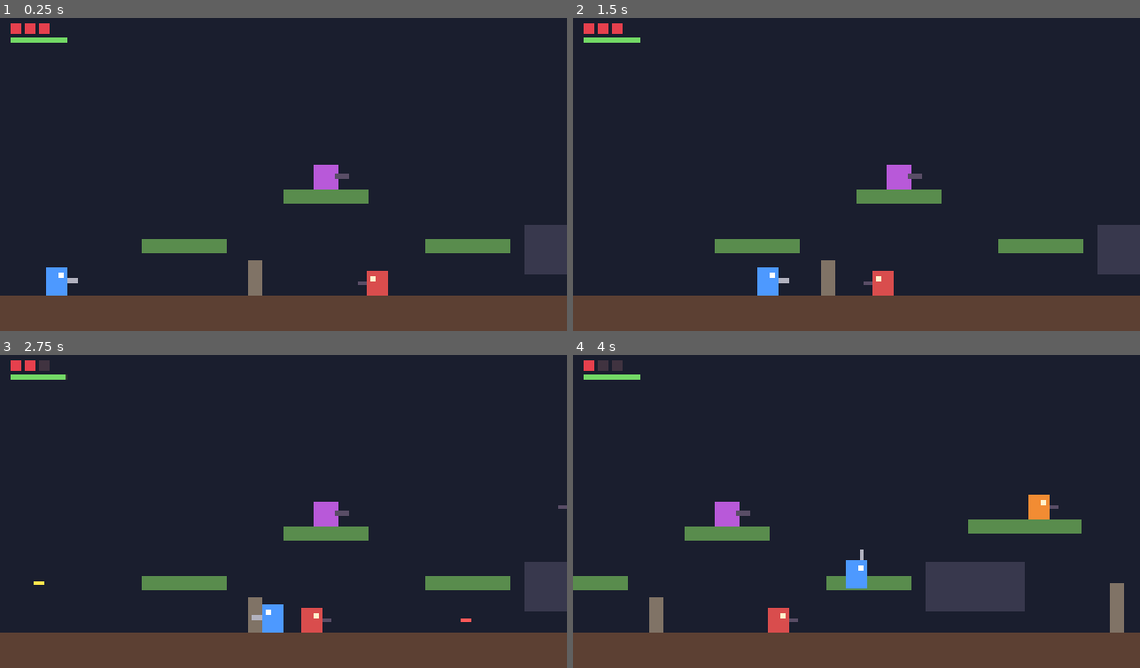
Above: before the commit, frames 1-4 (two rows, left to right).
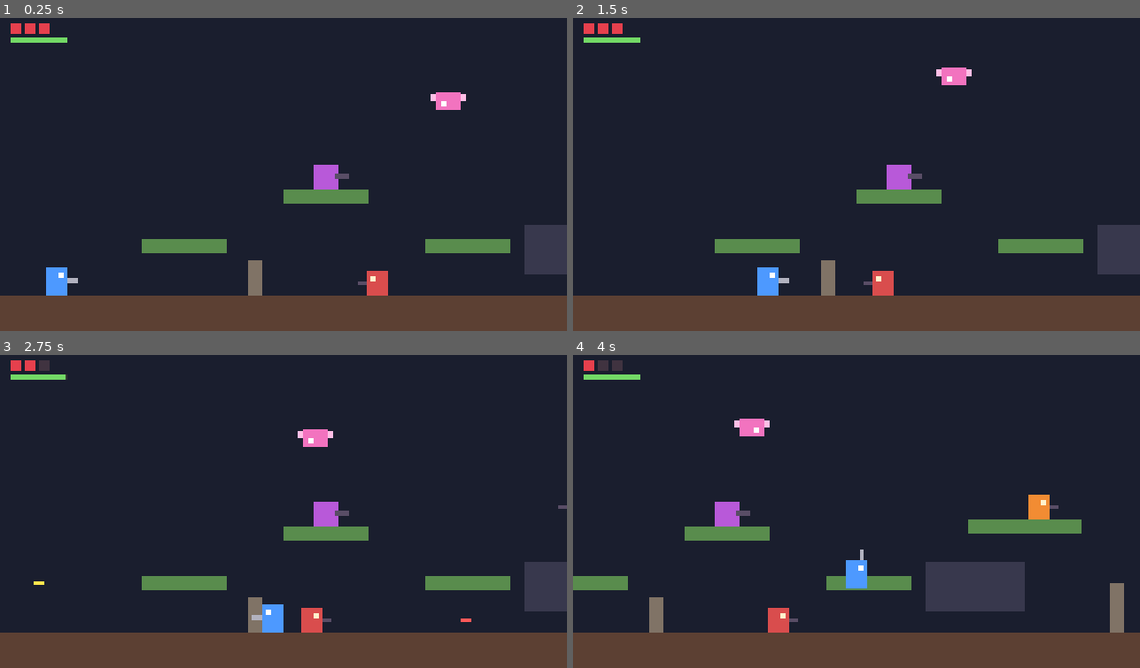
Above: after the commit, the same moments.

Repository: larrycxcx/zonebreaker-public
Game: Godot game, scene res://scenes/main.tscn
Two runs of this game, one before a commit and one after it. Both use one fixed random seed, a clock stepped at 60 frames per second and the inputs below.
Inputs:
- Up to frame 1 (0.25 s): no input
- Up to frame 2 (1.5 s): hold W (aim_up) 0.53-1.28 s; hold D (move_right) from 0.53 s (still down); tap Space (jump) at 0.77 s; tap S (crouch) at 0.8, 1.35 s
- Up to frame 3 (2.75 s): tap Space (jump) at 1.52 s; tap J (shoot) at 1.55 s; release D (move_right) at 2.03 s; hold A (move_left) from 2.03 s (still down); hold J (shoot) from 2.03 s (still down); tap Alt (sprint) at 2.3 s
- Up to frame 4 (4 s): release A (move_left) at 2.78 s; release J (shoot) at 2.78 s; hold D (move_right) from 2.78 s (still down); tap Alt (sprint) at 2.85 s; tap Space (jump) at 3.02, 3.77 s; tap W (aim_up) at 3.05 s; hold W (aim_up) from 3.53 s (still down); tap S (crouch) at 3.8 s

The runs differ from the first frame. In frame 1, 0.3% of the frame differs, in the area x 75-83%, y 23-30%; in frame 2, 0.3%; in frame 3, 0.3%; in frame 4, 0.3%.

Commit message:
Add enemy E, a flyer that drops shots on a player below it
- E (enemy_flyer.tscn/.gd): floating CharacterBody2D with no gravity.
  Patrols +/-90px around its anchor at y~44 on a sine wave (8px, 2s) at
  the normal 30 speed, above every platform and wall
- When the player is directly below (within 10px horizontally, below
  it, in line of sight) it starts following overhead at 30 and fires
  straight down once a second while the player stays underneath.
  Losing the player for 1.5s sends it back to patrolling around where
  it is. Shots pass one-way platforms and stop at solid blocks, so the
  crawl tunnel hides the player from it
- Enemy base: shoot_direction() hook (horizontal by default, down for
  E) and a muzzle lookup that prefers a body-level Muzzle over the old
  Visual/Muzzle, per the skin plan
- New flyer suite (33 checks); flattening the wave, firing sideways,
  firing when not overhead, seeing through blocks, not following,
  instant forgetting, ignoring the patrol range and one-way platforms
  stopping bullets each fail it

Co-Authored-By: Claude Opus 5 <noreply@anthropic.com>

Diff:
--- /dev/null
+++ b/scenes/enemy_flyer.tscn
@@ -0,0 +1,55 @@
+[gd_scene format=3]
+
+[ext_resource type="Script" path="res://scripts/enemy_flyer.gd" id="1"]
+[ext_resource type="PackedScene" path="res://scenes/enemy_bullet.tscn" id="2"]
+
+[sub_resource type="RectangleShape2D" id="RectangleShape2D_1"]
+resource_local_to_scene = true
+size = Vector2(14, 10)
+
+[node name="EnemyFlyer" type="CharacterBody2D"]
+collision_layer = 8
+collision_mask = 1
+motion_mode = 1
+script = ExtResource("1")
+bullet_scene = ExtResource("2")
+fire_interval = 1.0
+
+[node name="CollisionShape2D" type="CollisionShape2D" parent="."]
+shape = SubResource("RectangleShape2D_1")
+
+[node name="Muzzle" type="Marker2D" parent="."]
+position = Vector2(0, 6)
+
+[node name="Visual" type="Node2D" parent="."]
+
+[node name="WingLeft" type="ColorRect" parent="Visual"]
+offset_left = -10.0
+offset_top = -4.0
+offset_right = -7.0
+offset_bottom = 0.0
+mouse_filter = 2
+color = Color(1, 0.75, 0.9, 1)
+
+[node name="WingRight" type="ColorRect" parent="Visual"]
+offset_left = 7.0
+offset_top = -4.0
+offset_right = 10.0
+offset_bottom = 0.0
+mouse_filter = 2
+color = Color(1, 0.75, 0.9, 1)
+
+[node name="Body" type="ColorRect" parent="Visual"]
+offset_left = -7.0
+offset_top = -5.0
+offset_right = 7.0
+offset_bottom = 5.0
+mouse_filter = 2
+color = Color(0.95, 0.45, 0.75, 1)
+
+[node name="Eye" type="ColorRect" parent="Visual"]
+offset_left = 1.0
+offset_top = 0.0
+offset_right = 4.0
+offset_bottom = 3.0
+mouse_filter = 2
--- a/scenes/main.tscn
+++ b/scenes/main.tscn
@@ -9,6 +9,7 @@
 [ext_resource type="PackedScene" path="res://scenes/enemy_turret.tscn" id="5"]
 [ext_resource type="PackedScene" path="res://scenes/hud.tscn" id="6"]
 [ext_resource type="PackedScene" path="res://scenes/enemy_chaser.tscn" id="9"]
+[ext_resource type="PackedScene" path="res://scenes/enemy_flyer.tscn" id="10"]
 
 [node name="Main" type="Node2D"]
 script = ExtResource("3")
@@ -98,6 +99,9 @@
 [node name="ChaserD" parent="Enemies" instance=ExtResource("9")]
 position = Vector2(524, 85)
 
+[node name="FlyerE" parent="Enemies" instance=ExtResource("10")]
+position = Vector2(260, 44)
+
 [node name="Turret1" parent="Enemies" instance=ExtResource("5")]
 position = Vector2(580, 153)
 
--- a/scripts/enemy.gd
+++ b/scripts/enemy.gd
@@ -49,11 +49,16 @@
 var _stand_height := 0.0
 
 @onready var _visual: Node2D = $Visual
-## 会开枪的敌人场景要有 `Visual/Muzzle`，且本地 y 坐标为 0。
-## 各种敌人的碰撞体底边都贴着自己的原点下方 7px，所以本地 y=0 能保证
-## 站在同一地面上的不同敌人出膛高度完全一致。不开枪的敌人（D）没有枪口。
-@onready var _muzzle: Marker2D = get_node_or_null("Visual/Muzzle")
+## 枪口。新敌人把它直接挂在本体下（`Muzzle`），和外观无关（见 CLAUDE.md「皮肤与素材包」）；
+## 老的地面敌人还在 `Visual/Muzzle`，本地 y 坐标为 0——各种地面敌人的碰撞体底边都在原点下方 7px，
+## 所以站在同一地面上时出膛高度一致。第 4 步统一挪到本体下。不开枪的敌人（D）没有枪口。
+@onready var _muzzle: Marker2D = _find_muzzle()
 @onready var _shape: CollisionShape2D = $CollisionShape2D
+
+
+func _find_muzzle() -> Marker2D:
+	var muzzle := get_node_or_null("Muzzle") as Marker2D
+	return muzzle if muzzle != null else get_node_or_null("Visual/Muzzle") as Marker2D
 
 
 func _ready() -> void:
@@ -137,10 +142,15 @@
 ## 子弹挂在敌人的父节点下，这样敌人死了子弹还能继续飞。
 func _fire_one() -> void:
 	var bullet := bullet_scene.instantiate() as Bullet
-	bullet.direction = Vector2(facing, 0)
+	bullet.direction = shoot_direction()
 	get_parent().add_child(bullet)
 	bullet.global_position = _muzzle.global_position
 	shot_fired.emit()
+
+
+## 子弹往哪边飞。地面敌人朝面向水平开火；飞行敌人覆盖成向下。
+func shoot_direction() -> Vector2:
+	return Vector2(facing, 0)
 
 
 ## 子类每帧拿当前瞄准的目标调用：目标趴着就隔 prone_reaction_time 跟着趴下，否则马上站起来。
--- /dev/null
+++ b/scripts/enemy_flyer.gd
@@ -0,0 +1,115 @@
+class_name EnemyFlyer
+extends Enemy
+## 敌人 E：会飞，不受重力。在固定高度附近以波浪轨迹来回巡逻，水平速度和普通敌人一样。
+## 玩家出现在它**垂直下方**（水平距离 below_width 以内，且看得见）时开始跟随：在上空朝玩家水平移动，
+## 玩家在正下方时竖直向下开火。子弹和其它子弹一样穿过单向平台，被地面、墙、矮通道这些实心物体挡住。
+## 跟随中看不见玩家或玩家水平离开 follow_range 以外，memory_time 秒后放弃，就地继续巡逻。
+
+@export var move_speed := 30.0
+## 跟随玩家时的水平速度。
+@export var follow_speed := 30.0
+@export_enum("左:-1", "右:1") var start_direction := -1
+## 巡逻范围：巡逻中心左右各多少像素。
+@export var patrol_distance := 90.0
+## 波浪的振幅（像素）和周期（秒）。
+@export var wave_amplitude := 8.0
+@export var wave_period := 2.0
+## 玩家和它的水平距离在这个范围内，就算在它「垂直下方」。
+@export var below_width := 10.0
+## 跟随时玩家水平离开多远就算跟丢。
+@export var follow_range := 140.0
+@export var memory_time := 1.5
+
+var is_following := false
+
+## 波浪围绕的高度和巡逻中心。出生时取当前位置，用 set_anchor() 可以改。
+var _base_y := 0.0
+var _patrol_center_x := 0.0
+var _wave_time := 0.0
+var _memory_left := 0.0
+
+
+func _ready() -> void:
+	super()
+	facing = start_direction
+	_visual.scale.x = facing
+	set_anchor(global_position)
+
+
+## 把它放到 position，并以这里为波浪高度和巡逻中心。
+func set_anchor(position_: Vector2) -> void:
+	global_position = position_
+	_base_y = position_.y
+	_patrol_center_x = position_.x
+	_wave_time = 0.0
+
+
+func _physics_process(delta: float) -> void:
+	_wave_time += delta
+	var target := find_target()
+	var below := target != null and absf(target.global_position.x - global_position.x) <= below_width
+
+	if below:
+		is_following = true
+	if is_following:
+		if target != null:
+			_memory_left = memory_time
+			_follow(delta, target)
+		else:
+			velocity.x = 0.0
+			_memory_left -= delta
+			if _memory_left <= 0.0:
+				# 跟丢了：以现在的位置为中心继续巡逻，而不是飞回出生点。
+				is_following = false
+				_patrol_center_x = global_position.x
+	else:
+		velocity.x = move_speed * facing
+
+	# 波浪：每帧把高度拉到正弦曲线上的目标值。
+	var wave_y := _base_y + wave_amplitude * sin(TAU * _wave_time / wave_period)
+	velocity.y = (wave_y - global_position.y) / delta
+	move_and_slide()
+
+	if not is_following and _should_turn_around():
+		_set_facing(-facing)
+
+	try_shoot(delta, target if below else null)
+
+
+## 能跟随的玩家：在它下方、水平 follow_range 以内、看得见（视线从枪口往下）。
+func find_target() -> Node2D:
+	var player := get_tree().get_first_node_in_group("player") as Player
+	if player == null:
+		return null
+	var offset := player.global_position - global_position
+	if offset.y <= 0.0 or absf(offset.x) > follow_range:
+		return null
+	if not has_line_of_sight(player.body_center()):
+		return null
+	return player
+
+
+func shoot_direction() -> Vector2:
+	return Vector2.DOWN
+
+
+func _follow(delta: float, target: Node2D) -> void:
+	var offset_x := target.global_position.x - global_position.x
+	if absf(offset_x) > follow_speed * delta:
+		_set_facing(signi(offset_x))
+		velocity.x = follow_speed * facing
+	else:
+		velocity.x = 0.0
+
+
+## 巡逻到范围边缘、或者撞到墙就掉头。
+func _should_turn_around() -> bool:
+	var past_edge := (global_position.x - _patrol_center_x) * facing >= patrol_distance
+	return past_edge or is_on_wall()
+
+
+func _set_facing(value: int) -> void:
+	if value == facing:
+		return
+	facing = value
+	_visual.scale.x = facing
--- a/tests/run_tests.gd
+++ b/tests/run_tests.gd
@@ -4,13 +4,14 @@
 ##   & $godot --headless --path . --script res://tests/run_tests.gd
 ##   & $godot --headless --path . --script res://tests/run_tests.gd -- crouch
 ##
-## 加 `-- <名字>`（player / enemies / enemy_types / chaser / crouch / sprint / walls）只跑指定的一组，不加就全跑。全部通过退出码为 0，有失败为 1。
+## 加 `-- <名字>`（player / enemies / enemy_types / chaser / flyer / crouch / sprint / walls）只跑指定的一组，不加就全跑。全部通过退出码为 0，有失败为 1。
 
 const SUITES := {
 	"player": "res://tests/test_player.gd",
 	"enemies": "res://tests/test_enemies.gd",
 	"enemy_types": "res://tests/test_enemy_types.gd",
 	"chaser": "res://tests/test_chaser.gd",
+	"flyer": "res://tests/test_flyer.gd",
 	"crouch": "res://tests/test_crouch.gd",
 	"sprint": "res://tests/test_sprint.gd",
 	"walls": "res://tests/test_walls.gd",
--- a/tests/test_enemies.gd
+++ b/tests/test_enemies.gd
@@ -4,7 +4,7 @@
 
 func test_level_setup() -> void:
 	await reset_scene(true)
-	check("6 enemies in the level", main.get_node("Enemies").get_child_count() == 6, str(main.get_node("Enemies").get_child_count()))
+	check("7 enemies in the level", main.get_node("Enemies").get_child_count() == 7, str(main.get_node("Enemies").get_child_count()))
 	check("player starts at full health", player.health == 3 and player.max_health == 3, str(player.health))
 	check("hud shows one pip per health point", main.get_node("HUD/PipRow").get_child_count() == 3)
 
--- /dev/null
+++ b/tests/test_flyer.gd
@@ -0,0 +1,204 @@
+extends GameTest
+## 敌人 E（飞行）：不受重力、固定高度波浪巡逻、玩家到正下方才开火并在上空跟随、
+## 子弹竖直向下且穿过单向平台、实心物体挡视线、跟丢后放弃。
+
+const ALTITUDE := 44.0
+
+
+## 只留 E，把它放到 pos 作为波浪高度和巡逻中心；玩家先停在远处（不在它下方）。
+func _setup_flyer(pos: Vector2, keep_walls := false) -> EnemyFlyer:
+	await reset_scene(true, keep_walls)
+	keep_only_enemies(["FlyerE"])
+	var e: EnemyFlyer = main.get_node("Enemies/FlyerE")
+	e.set_anchor(pos)
+	e.velocity = Vector2.ZERO
+	player.global_position = Vector2(pos.x + 200.0 if pos.x < 320.0 else pos.x - 200.0, 152)
+	player.velocity = Vector2.ZERO
+	await frames(3)
+	return e
+
+
+func _put_player(x: float) -> void:
+	player.global_position = Vector2(x, 152)
+	player.velocity = Vector2.ZERO
+
+
+func test_e_is_configured() -> void:
+	await reset_scene(true, true)
+	var e: EnemyFlyer = main.get_node("Enemies/FlyerE")
+	var walker: EnemyWalker = main.get_node("Enemies/WalkerA")
+	check("E flies at the normal enemy speed", e.move_speed == walker.move_speed, "%.1f" % e.move_speed)
+	check("E fires straight down", e.shoot_direction() == Vector2.DOWN)
+	check("E has a gun", e.bullet_scene != null)
+	check("E's muzzle is on its body, not inside Visual", e.get_node_or_null("Muzzle") != null and e.get_node_or_null("Visual/Muzzle") == null)
+	check("E never goes prone", not e.can_go_prone)
+	# 飞行高度要高过所有平台和墙，包括波浪最低点。
+	var lowest_top := INF
+	for node in main.get_node("Level").get_children():
+		if node is Platform and String(node.name).begins_with("Platform") or node.name == "CrawlBlock":
+			lowest_top = minf(lowest_top, (node as Platform).position.y)
+	for w in main.get_node("Level/Walls").get_children():
+		lowest_top = minf(lowest_top, (w as Platform).position.y)
+	var body_bottom: float = e.global_position.y + 5.0 + e.wave_amplitude
+	check("E flies above every platform and wall", body_bottom < lowest_top, "bottom %.1f vs highest top %.1f" % [body_bottom, lowest_top])
+
+
+func test_e_flies_without_falling() -> void:
+	var e := await _setup_flyer(Vector2(200, ALTITUDE))
+	var lowest := -INF
+	for i in 180:
+		await tree.physics_frame
+		lowest = maxf(lowest, e.global_position.y)
+	check("E never drops below its wave", lowest <= ALTITUDE + e.wave_amplitude + 0.5, "lowest y %.1f" % lowest)
+
+
+func test_e_patrols_in_a_wave() -> void:
+	var e := await _setup_flyer(Vector2(200, ALTITUDE))
+	var top := INF
+	var bottom := -INF
+	var x0 := e.global_position.x
+	for i in 150: # 2.5 秒，超过一个 2 秒的周期
+		await tree.physics_frame
+		top = minf(top, e.global_position.y)
+		bottom = maxf(bottom, e.global_position.y)
+	var swing := bottom - top
+	check("E bobs up and down by twice the wave amplitude", absf(swing - 2.0 * e.wave_amplitude) < 1.0, "%.1f px" % swing)
+	check("the wave is centred on its altitude", absf((top + bottom) / 2.0 - ALTITUDE) < 1.0, "centre %.1f" % ((top + bottom) / 2.0))
+	check("E moves sideways at the normal enemy speed", is_equal_approx(absf(e.velocity.x), e.move_speed), "%.1f" % absf(e.velocity.x))
+	check("and actually travels", absf(e.global_position.x - x0) > 30.0, "%.1f px" % absf(e.global_position.x - x0))
+
+
+func test_e_patrols_within_its_range() -> void:
+	var e := await _setup_flyer(Vector2(200, ALTITUDE))
+	var turns := 0
+	var last_facing := e.facing
+	var farthest := 0.0
+	for i in 600: # 10 秒，够来回好几趟
+		await tree.physics_frame
+		farthest = maxf(farthest, absf(e.global_position.x - 200.0))
+		if e.facing != last_facing:
+			turns += 1
+			last_facing = e.facing
+	check("E turns around at the ends of its patrol", turns >= 2, "%d turns" % turns)
+	check("E stays within its patrol range", farthest <= e.patrol_distance + 2.0, "%.1f px from centre" % farthest)
+
+
+func test_e_ignores_a_player_not_below_it() -> void:
+	var e := await _setup_flyer(Vector2(200, ALTITUDE))
+	e.move_speed = 0.0 # 停住，免得巡逻时自己飞到玩家头顶
+	_put_player(250.0)
+	var shots := 0
+	for i in 90:
+		player._invincible_timer = 1000.0
+		await tree.physics_frame
+		shots += bullets(16).size()
+	check("E holds fire when the player is off to the side", shots == 0, str(shots))
+	check("and does not start following", not e.is_following)
+
+
+func test_e_fires_down_when_the_player_is_below() -> void:
+	var e := await _setup_flyer(Vector2(200, ALTITUDE))
+	e.move_speed = 0.0
+	_put_player(200.0)
+	var shot: Bullet = null
+	for i in 20:
+		await tree.physics_frame
+		var found := bullets(16)
+		if not found.is_empty():
+			shot = found[0]
+			break
+	check("E opens fire at a player right below it", shot != null)
+	check("E starts following", e.is_following)
+	if shot != null:
+		check("the bullet flies straight down", shot.direction == Vector2.DOWN, str(shot.direction))
+		check("the bullet is turned upright", is_equal_approx(shot.rotation, PI / 2.0), "%.3f" % shot.rotation)
+		check("the bullet starts under E", shot.global_position.y > e.global_position.y and absf(shot.global_position.x - e.global_position.x) < 2.0, str(shot.global_position))
+	var hit := false
+	for i in 90:
+		await tree.physics_frame
+		if player.health < player.max_health:
+			hit = true
+			break
+	check("the bullet reaches the player", hit)
+
+
+func test_e_follows_the_player_overhead() -> void:
+	var e := await _setup_flyer(Vector2(200, ALTITUDE))
+	_put_player(200.0)
+	await frames(5)
+	check("E is following", e.is_following)
+	# 玩家往右挪 60px：E 以跟随速度飞过去，重新对准后接着开火。
+	_put_player(260.0)
+	var shots := [0]
+	e.shot_fired.connect(func(): shots[0] += 1)
+	await frames(30)
+	check("E flies toward the player at its follow speed", is_equal_approx(e.velocity.x, e.follow_speed) and e.facing == 1, "vx %.1f" % e.velocity.x)
+	for i in 120:
+		player._invincible_timer = 1000.0
+		await tree.physics_frame
+	check("E ends up right above the player", absf(e.global_position.x - 260.0) <= e.below_width, "x=%.1f" % e.global_position.x)
+	check("and fires again once it is above", shots[0] > 0, str(shots[0]))
+
+
+func test_e_bullets_pass_through_platforms() -> void:
+	# 玩家站在 Platform1（单向，x 80..128，y 128..136）正下方，E 在它上空。
+	var e := await _setup_flyer(Vector2(104, ALTITUDE))
+	e.move_speed = 0.0
+	_put_player(104.0)
+	var hit := false
+	for i in 120:
+		await tree.physics_frame
+		if player.health < player.max_health:
+			hit = true
+			break
+	check("E sees and hits a player under a one-way platform", hit)
+
+
+func test_solid_blocks_hide_the_player_from_e() -> void:
+	# 玩家趴在矮通道（CrawlBlock，实心，x 296..352，y 120..148）里，E 在正上方。
+	var e := await _setup_flyer(Vector2(324, ALTITUDE))
+	e.move_speed = 0.0
+	player.global_position = Vector2(324, 152)
+	player._set_crouching(true) # 直接趴下放进去，站着会和顶板重叠
+	Input.action_press("crouch")
+	var shots := 0
+	for i in 120:
+		player._invincible_timer = 1000.0
+		await tree.physics_frame
+		shots += bullets(16).size()
+	check("E cannot see a player inside the tunnel", not e.is_following)
+	check("so it never fires", shots == 0, str(shots))
+
+
+func test_e_gives_up_after_losing_the_player() -> void:
+	var e := await _setup_flyer(Vector2(200, ALTITUDE))
+	_put_player(200.0)
+	await frames(5)
+	check("E is following", e.is_following)
+	_put_player(560.0) # 一下子跑出 follow_range
+	var gave_up_at := -1
+	for i in 180:
+		await tree.physics_frame
+		if not e.is_following:
+			gave_up_at = i
+			break
+	check("E gives up after its 1.5s memory", gave_up_at >= 85 and gave_up_at <= 95, "after %d frames" % gave_up_at)
+	var x_at_give_up := e.global_position.x
+	await frames(30)
+	check("then patrols again at the normal speed", is_equal_approx(absf(e.velocity.x), e.move_speed), "%.1f" % absf(e.velocity.x))
+	check("around where it lost the player, not back at its spawn", absf(e._patrol_center_x - x_at_give_up) < 1.0)
+
+
+func test_player_can_shoot_e_down() -> void:
+	var e := await _setup_flyer(Vector2(60, ALTITUDE))
+	_put_player(60.0)
+	var deaths := []
+	e.died.connect(func(): deaths.append(true))
+	Input.action_press("aim_up")
+	Input.action_press("shoot")
+	for i in 90:
+		player._invincible_timer = 1000.0
+		await tree.physics_frame
+		if not deaths.is_empty():
+			break
+	check("aiming up and firing brings E down", deaths.size() == 1)
Not shown, added: scripts/enemy_flyer.gd.uid
Not shown, added: tests/test_flyer.gd.uid
